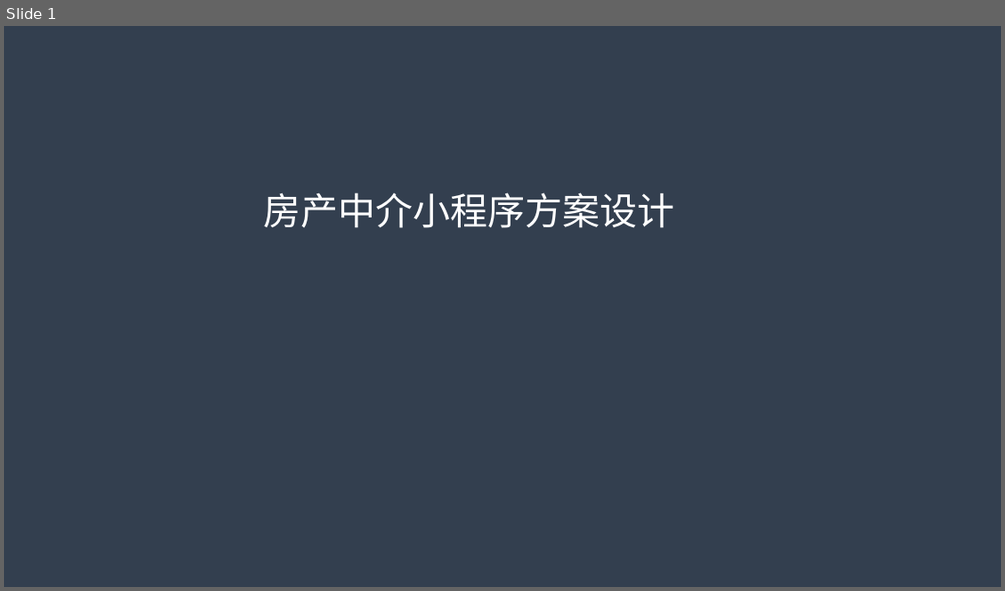
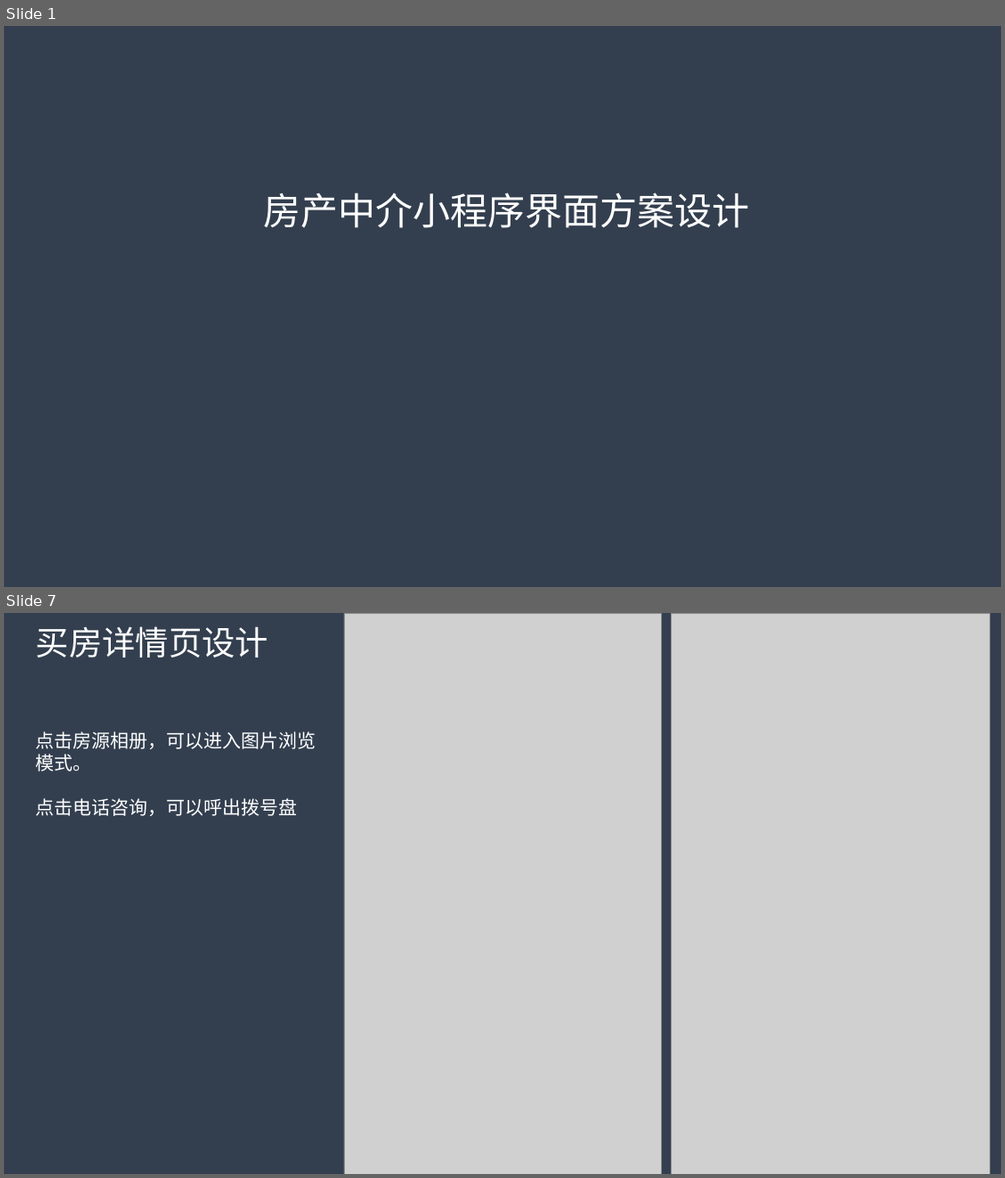
Before and after one commit to myfc-mp/myfc, a slide deck: docs/房产中介小程序方案设计.pptx. Shown one above the other, each under a label of ours: slide 1 before the commit, slides 1 and 7 after it; the slides between them are not shown. The pictures are 1005x591 and 1005x1178 pixels, drawn with LibreOffice and Linux fonts; fonts in the diff are those of the drawing; grey boxes stand for pictures. Boxes give left, top, right and bottom in pixels: in the first picture for what was removed or moved away, otherwise in the second. Text is boxed around its words. In the diff, an @@ line names an element or a change of style, - is before the commit and + after.

```diff
--- a/docs/房产中介小程序方案设计.pptx
+++ b/docs/房产中介小程序方案设计.pptx
@@ slide 7 added at (4,613,1001,1174), background #333F50 @@
@@ text added at (36,626,268,657), 32 pt, text #FFFFFF @@
+买房详情页设计
@@ picture added at (344,613,662,1174) @@
@@ picture added at (671,613,990,1174) @@
@@ text added at (36,731,316,816), 18 pt, text #FFFFFF @@
+点击房源相册，可以进入图片浏览模式。
+点击电话咨询，可以呼出拨号盘
@@ slide 1 changed as well @@
@@ text at (264,192,750,228): text changed @@
-房产中介小程序方案设计
+房产中介小程序界面方案设计
```
Also in this commit, not shown: 2 other slides changed, 6 other slides added, 8 slides removed.
